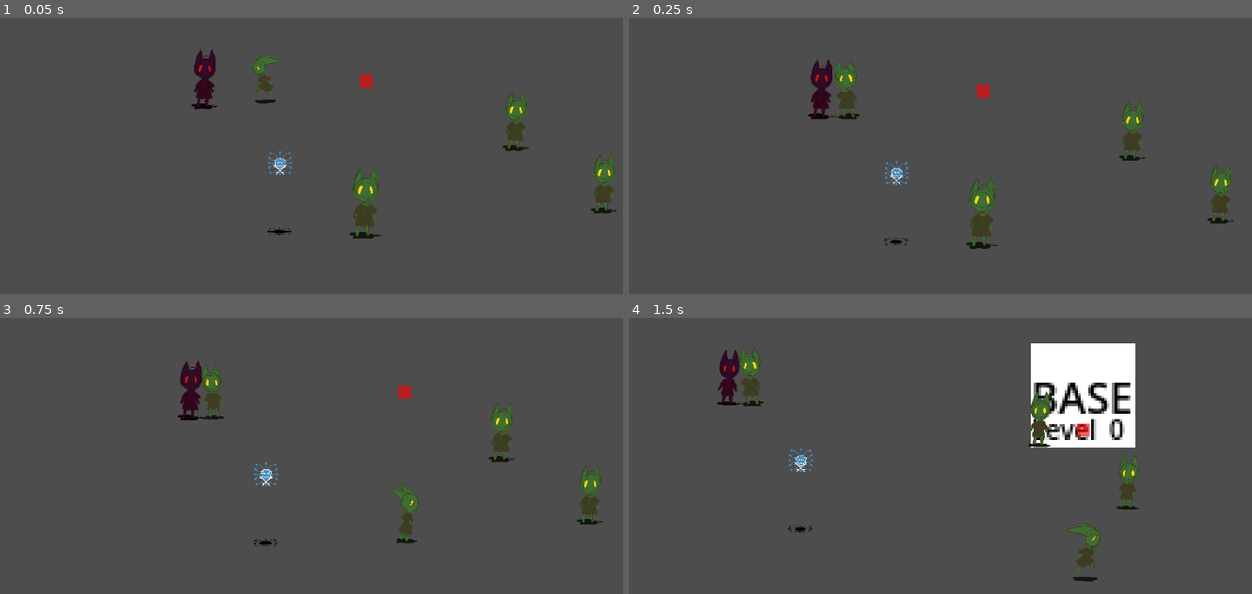
Above: before the commit, frames 1-4 (two rows, left to right).
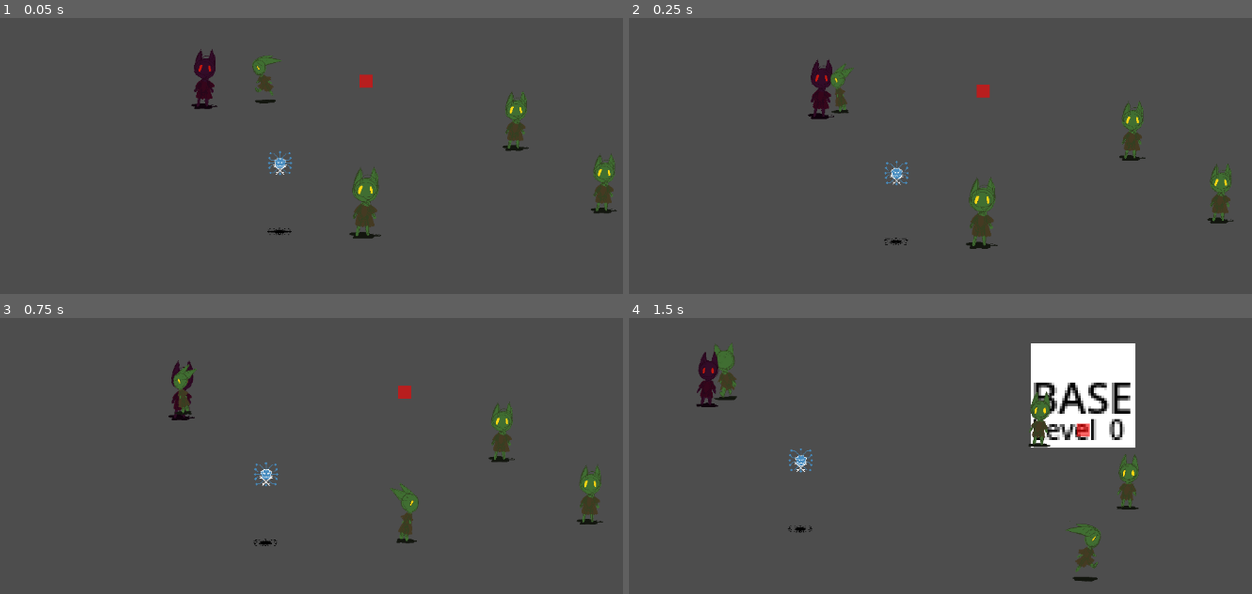
Above: after the commit, the same moments.

Repository: loteque/GoblinGame
Game: Godot game, scene res://main.tscn
Two runs of this game, one before a commit and one after it. Both use one fixed random seed, a clock stepped at 60 frames per second and the inputs below.
Inputs:
- Up to frame 1 (0.05 s): no input
- Up to frame 2 (0.25 s): no input
- Up to frame 3 (0.75 s): hold D (right) from 0.53 s (still down); tap Shift (call) at 0.6 s
- Up to frame 4 (1.5 s): release D (right) at 1.28 s; hold S (down) from 1.28 s (still down); tap G (place) at 1.35 s

Frame 1 is identical in both runs. In frame 2, 0.5% of the frame differs, in the area x 32-38%, y 15-37%; in frame 3, 1.2%; in frame 4, 1.6%, in the area x 10-22%, y 9-33%.

Commit message:
Refactor Actor WIP

Diff:
--- a/project/Actor.gd
+++ b/project/Actor.gd
@@ -30,31 +30,31 @@
 func _set_movement_target(movement_target: Vector2):
     nav_agent.set_target_position(movement_target)
 
+func stop_moving():
+    velocity = Vector2.ZERO
+
+func follow_player():
+    if player:
+        target = player.follow_target
+        has_target = true
+        _set_movement_target(target.global_transform.origin)
+
+func player_is_within_nav_target_distance():
+    if not player:
+        return false
+    return self.global_transform.origin.distance_to(
+    player.follow_target.global_transform.origin
+) < nav_agent.target_desired_distance
+
 func _physics_process(_delta):
 
     if nav_agent.is_navigation_finished():
-
-        if (
-            player_inside_follow_area
-            and self.global_transform.origin.distance_to(
-                    player.follow_target.global_transform.origin
-                ) < nav_agent.target_desired_distance
-        ):
-            velocity = Vector2.ZERO
-            return
-
-        if (
-            player_inside_follow_area
-            and self.global_transform.origin.distance_to(
-                    player.follow_target.global_transform.origin
-                ) > nav_agent.target_desired_distance
-        ):
-            target = player.follow_target
-            has_target = true
-            _set_movement_target(target.global_transform.origin)
-
-        velocity = Vector2.ZERO
-        return
+        var player_is_close_enough = player_is_within_nav_target_distance()
+
+        if player_inside_follow_area:
+            if !player_is_close_enough:
+                follow_player()
+        stop_moving()
 
     if has_target or throw_target:
         _set_movement_target(target.global_transform.origin)
@@ -68,7 +68,6 @@
 
     if !follow_area.monitoring:
         new_velocity = new_velocity * throw_multiplier
-
 
     _on_velocity_computed(new_velocity)
 
@@ -90,7 +89,6 @@
     if event.is_action("throw") and has_target:
         throw_actor()
 
-
 # body proximity detection
 func target_is_self():
     if target == self:
@@ -103,7 +101,7 @@
     if !player.called_goblins.is_connected(_on_player_called_goblins):
         player.called_goblins.connect(_on_player_called_goblins)
 
-func _on_follow_area_body_entered(body:Node2D):
+func _on_follow_area_body_entered(body: Node2D):
 
     if self.is_in_group("Enemy"):
         return
@@ -122,7 +120,6 @@
     if !target_is_self():
         set_collision_mask(0)
         set_collision_layer(0)
-
 
 # handle connecting actors to player
 # actors get a speed boost on connection
@@ -157,7 +154,6 @@
 
     # set and unset actor speed burst
     boost_speed(player.speed)
-
 
 # handle disconecting actors from player
 func disconnect_called_goblins():
@@ -175,7 +171,7 @@
 
 # actor will disconnect from player when player leaves their
 # detection radius
-func _on_follow_area_body_exited(body:Node2D):
+func _on_follow_area_body_exited(body: Node2D):
     unset_nav_target(body)
 
 # can die
--- a/project/player_character.tscn
+++ b/project/player_character.tscn
@@ -10,7 +10,7 @@
 
 [sub_resource type="RectangleShape2D" id="RectangleShape2D_fe2m7"]
 
-[node name="PlayerCharacter" type="CharacterBody2D" node_paths=PackedStringArray("throw_target", "cursor", "follow_target")]
+[node name="PlayerCharacter" type="CharacterBody2D" node_paths=PackedStringArray("throw_target", "cursor", "follow_target") groups=["Player"]]
 z_index = 1
 script = ExtResource("1_k6ex4")
 throw_target = NodePath("Marker2D")
--- a/project/tests/test_base.tscn
+++ b/project/tests/test_base.tscn
@@ -9,4 +9,3 @@
 
 [node name="EnemyBase" parent="." instance=ExtResource("1_b331v")]
 position = Vector2(376, 168)
-team = 1
--- a/project/tests/test_scrap_collect.tscn
+++ b/project/tests/test_scrap_collect.tscn
@@ -1,8 +1,9 @@
-[gd_scene load_steps=5 format=3 uid="uid://b6c1r2u67hv5y"]
+[gd_scene load_steps=6 format=3 uid="uid://b6c1r2u67hv5y"]
 
 [ext_resource type="PackedScene" uid="uid://hehsosy8cwdc" path="res://collectables/scrap/scrap.tscn" id="1_fxf3w"]
 [ext_resource type="PackedScene" uid="uid://78j5k0a24wsl" path="res://player_character.tscn" id="2_wya63"]
 [ext_resource type="PackedScene" uid="uid://cm83wuwxqwmtn" path="res://collectables/collector_component.tscn" id="3_2c4i6"]
+[ext_resource type="PackedScene" uid="uid://bnj8oqycjiqah" path="res://actor.tscn" id="4_81knk"]
 
 [sub_resource type="RectangleShape2D" id="RectangleShape2D_orr01"]
 size = Vector2(31, 19)
@@ -38,3 +39,6 @@
 [node name="CollisionShape2D" type="CollisionShape2D" parent="PlayerCharacter/CollectorComponent"]
 position = Vector2(-6.5, -13.5)
 shape = SubResource("RectangleShape2D_orr01")
+
+[node name="Actor" parent="." instance=ExtResource("4_81knk")]
+position = Vector2(397, 327)
Not shown: 1 places in project/main.tscn that only renumber resources
